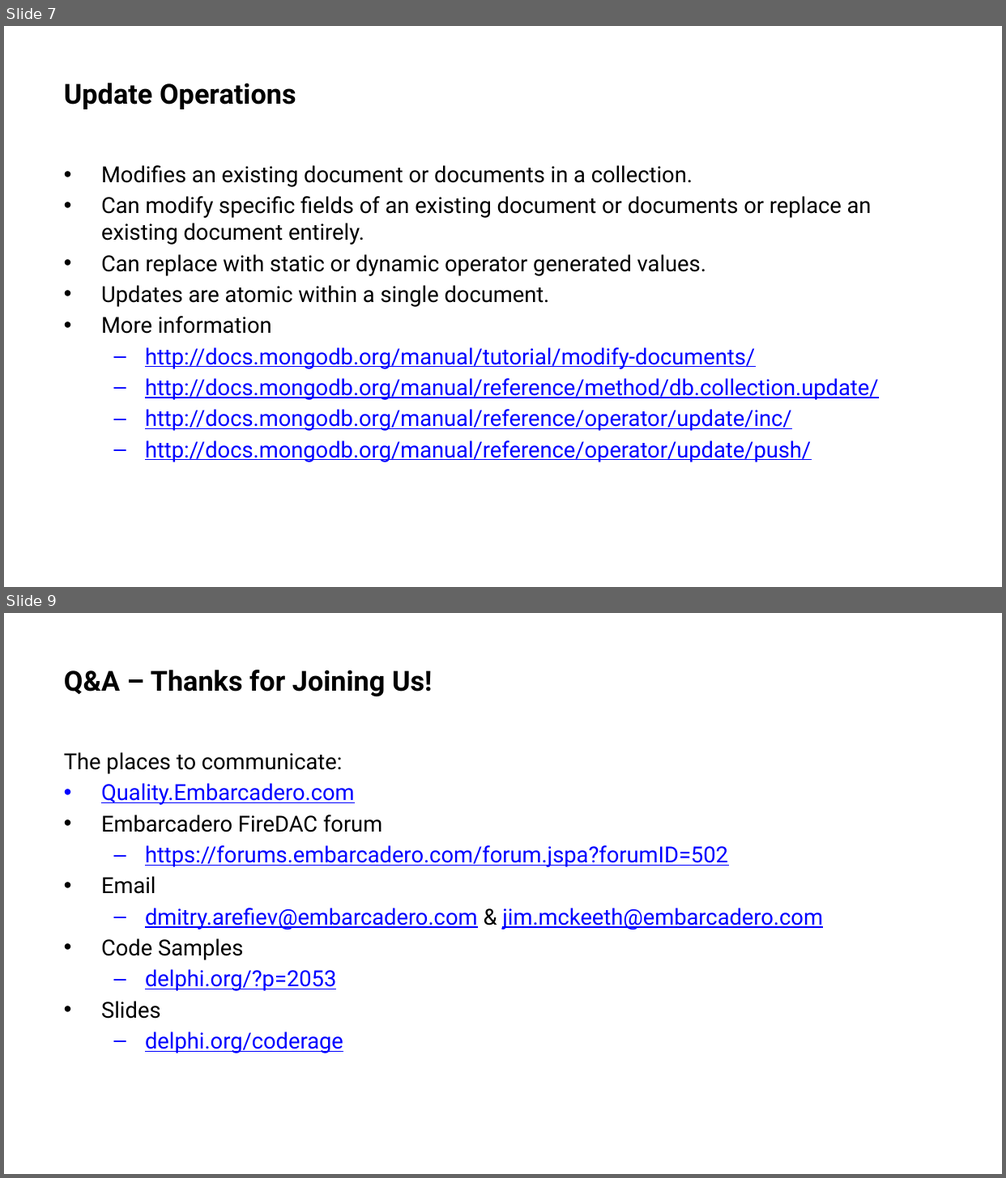
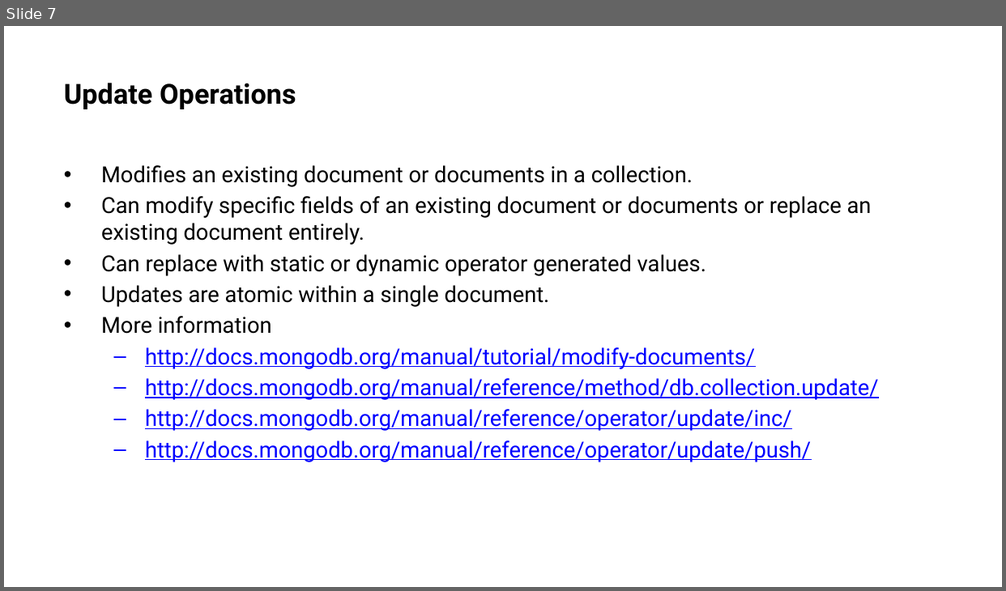
Before and after one commit to delphiorg/filedirectory, a slide deck: CodeRageX-MongoDB-2.pptx. Shown one above the other, each under a label of ours: slides 7 and 9 before the commit, slide 7 after it; the slides between them are not shown. The pictures are 1006x1178 and 1006x591 pixels, drawn with LibreOffice and Linux fonts; fonts in the diff are those of the drawing; background and template pictures are left out. Boxes give left, top, right and bottom in pixels: in the first picture for what was removed or moved away, otherwise in the second. Text is boxed around its words. In the diff, an @@ line names an element or a change of style, - is before the commit and + after.

```diff
--- a/CodeRageX-MongoDB-2.pptx
+++ b/CodeRageX-MongoDB-2.pptx
@@ slide 9 removed at (x1=4, y1=613, x2=1002, y2=1174), background picture (left out) @@
@@ title removed at (x1=64, y1=670, x2=432, y2=696) @@
-Q&A – Thanks for Joining Us!
@@ text removed at (x1=64, y1=752, x2=823, y2=1054) @@
-The places to communicate:
-• Quality.Embarcadero.com
-• Embarcadero FireDAC forum
-  – https://forums.embarcadero.com/forum.jspa?forumID=502
-• Email
-  – dmitry.arefiev@embarcadero.com & jim.mckeeth@embarcadero.com
-• Code Samples
-  – delphi.org/?p=2053
-• Slides
-  – delphi.org/coderage
@@ page number removed at (x1=54, y1=1125, x2=138, y2=1151) @@
-9
```
Also in this commit, not shown: 3 slides changed, 2 other files.
